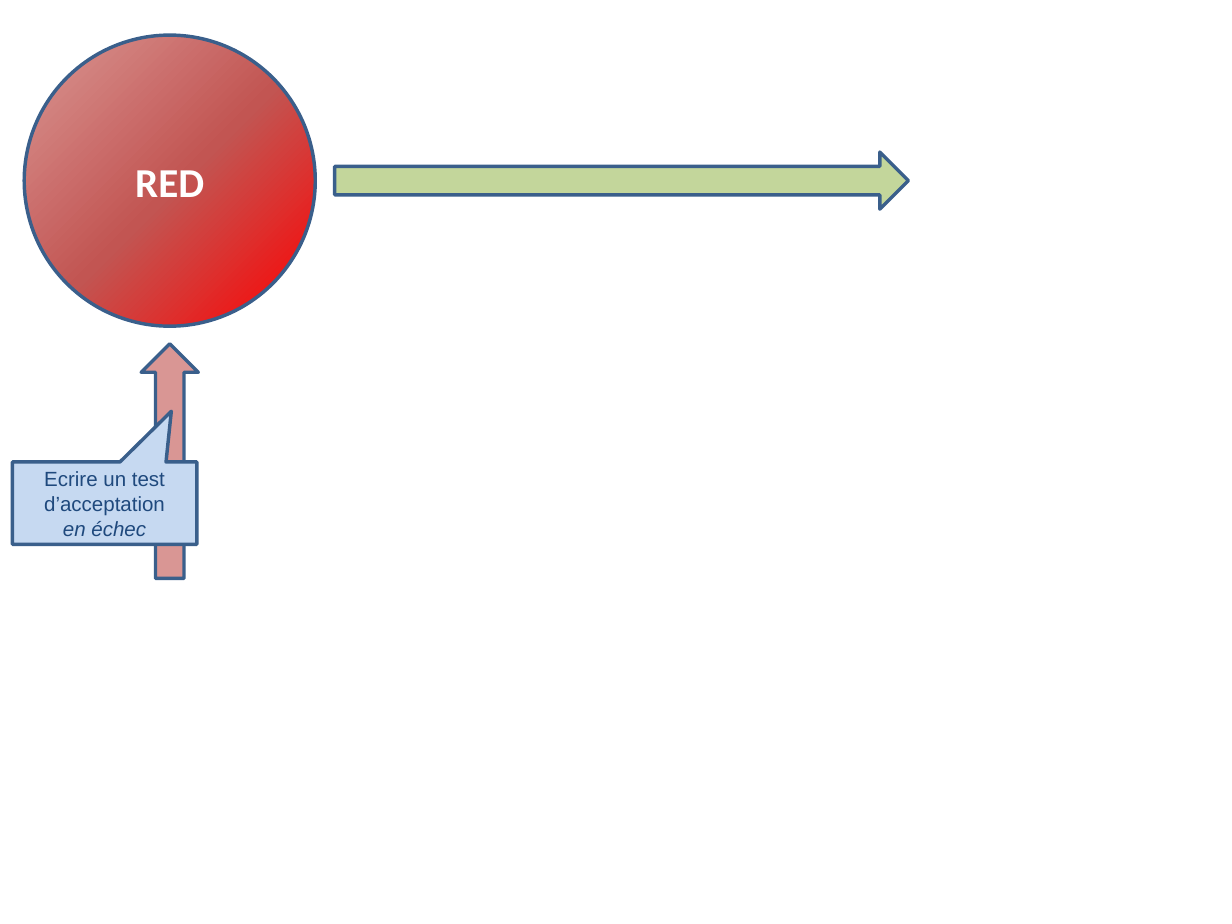
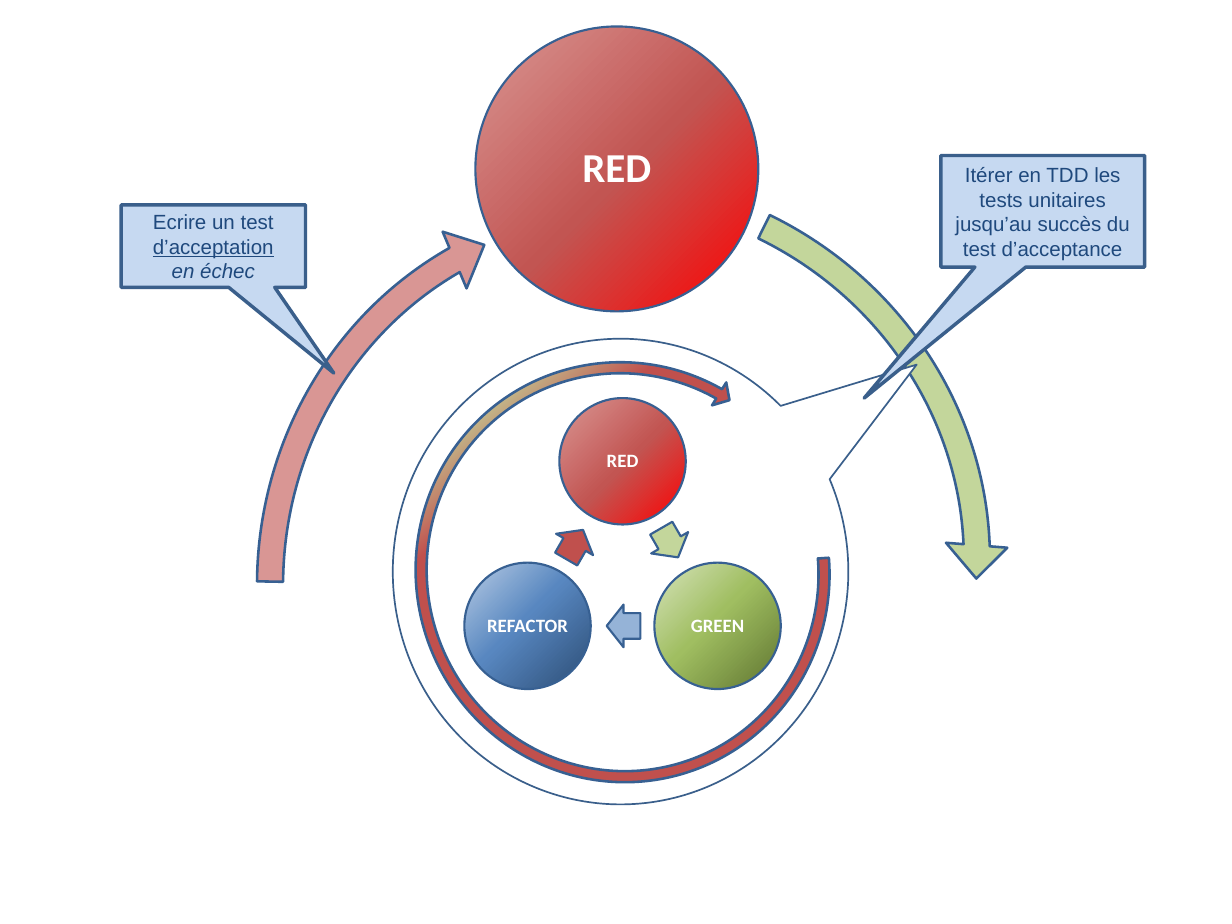
Before and after one commit to KhrisFernandez/tdd, a slide deck: slide 16 of outside-in/resources/TDD - Outside In.pptx. Drawn at 1232x924 pixels with LibreOffice and Linux fonts; fonts in the diff are those of the drawing. Boxes give left, top, right and bottom in pixels: in the first picture for what was removed or moved away, otherwise in the second. Text is boxed around its words. In the diff, an @@ line names an element or a change of style, - is before the commit and + after.

```diff
--- a/outside-in/resources/TDD - Outside In.pptx
+++ b/outside-in/resources/TDD - Outside In.pptx
@@ freeform shape added at (476, 26, 759, 310), fill gradient #FF0000 to #C25552 to #D99694, outline #376092 1.25 pt, 24 pt, text #FFFFFF, bold @@
+RED
@@ circular arrow added at (82, 34, 1129, 924), fill #C3D69B, outline #376092 1.5 pt @@
@@ circular arrow added at (205, 151, 1053, 924), fill #D99694, outline #376092 1.5 pt @@
@@ left arrow removed at (335, 152, 909, 208) @@
@@ speech box added at (941, 155, 1145, 267), fill #C6D9F1, outline #3A5F8C 2 pt, 12 pt, text #1F497D @@
+Itérer en TDD les tests unitaires jusqu’au succès du test d’acceptance
@@ speech box "Ecrire un test d’acceptation": place and size @@
-speech box "Ecrire un test d’acceptation" at (12, 462, 197, 545)
+speech box "Ecrire un test d’acceptation" at (121, 205, 306, 287)
@@ speech box "Ecrire un test d’acceptation" at (121, 205, 306, 287): proportions changed @@
@@ text in speech box at (153, 214, 274, 259): underline on in "d’acceptation" @@
@@ circular arrow added at (349, 296, 896, 847), fill gradient #C3D69B to #C0504D, outline #376092 1.5 pt @@
@@ left arrow removed at (142, 344, 198, 578) @@
@@ speech bubble added at (393, 339, 849, 804), fill #FFFFFF, outline #3A5F8C 1 pt @@
@@ text "RED": place and size @@
-text "RED" at (25, 36, 315, 326)
+text "RED" at (607, 455, 639, 467)
@@ text "RED" at (607, 455, 639, 467): size 24 to 11 pt; line spacing 1 to 0.9; more space between paragraphs; fill gradient #FF0000 to #C25552 to #D99694 to none; outline #3A5F8C 2 pt to none @@
@@ group added at (464, 398, 781, 690): 3 ellipses, 3 right arrows, 2 texts @@
+GREEN
+REFACTOR
```
Also in this commit, not shown: 14 other slides changed, 1 slide added, 5 slides removed, 16 other files.
